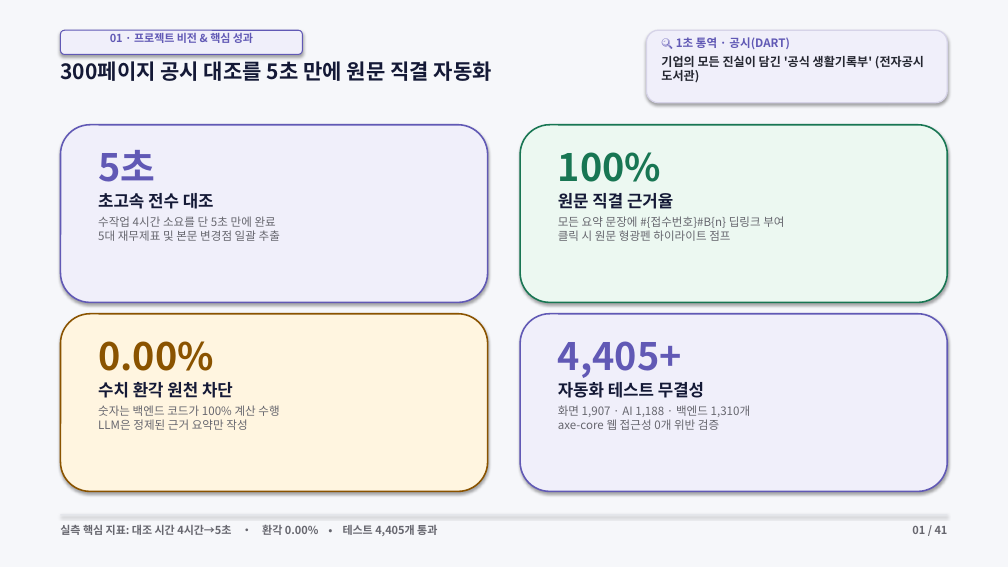
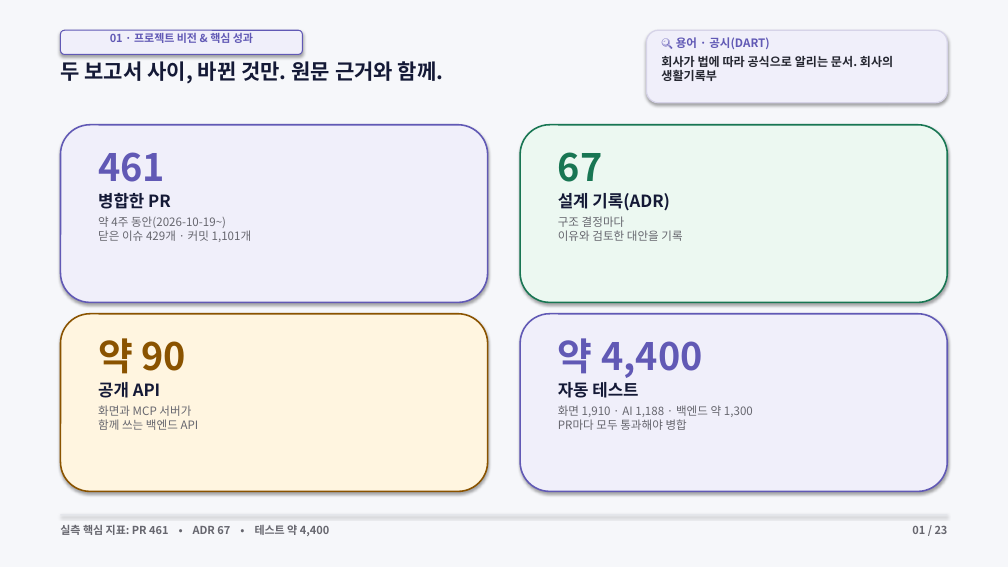
Before and after one commit to ShinhanDSProject/dart-insight, a slide deck: slide 1 of docs/DART_Insight_Presentation.pptx. Drawn at 1008x567 pixels with LibreOffice and Linux fonts; fonts in the diff are those of the drawing. Boxes give left, top, right and bottom in pixels: in the first picture for what was removed or moved away, otherwise in the second. Text is boxed around its words. In the diff, an @@ line names an element or a change of style, - is before the commit and + after.

```diff
--- a/docs/DART_Insight_Presentation.pptx
+++ b/docs/DART_Insight_Presentation.pptx
@@ text at bbox=[661, 37, 893, 81]: text changed @@
-🔍 1초 통역 · 공시(DART)
-기업의 모든 진실이 담긴 '공식 생활기록부' (전자공시 도서관)
+🔍 용어 · 공시(DART)
+회사가 법에 따라 공식으로 알리는 문서. 회사의 생활기록부
@@ text at bbox=[60, 61, 444, 83]: text changed @@
-300페이지 공시 대조를 5초 만에 원문 직결 자동화
+두 보고서 사이, 바뀐 것만. 원문 근거와 함께.
@@ text at bbox=[98, 152, 252, 242]: text changed @@
-5초
-초고속 전수 대조
-수작업 4시간 소요를 단 5초 만에 완료
-5대 재무제표 및 본문 변경점 일괄 추출
+461
+병합한 PR
+약 4주 동안(2026-10-19~)
+닫은 이슈 429개 · 커밋 1,101개
@@ text at bbox=[558, 152, 682, 241]: text changed @@
-100%
-원문 직결 근거율
-모든 요약 문장에 #{접수번호}#B{n} 딥링크 부여
-클릭 시 원문 형광펜 하이라이트 점프
+67
+설계 기록(ADR)
+구조 결정마다
+이유와 검토한 대안을 기록
@@ text at bbox=[98, 338, 199, 430]: text changed @@
-0.00%
-수치 환각 원천 차단
-숫자는 백엔드 코드가 100% 계산 수행
-LLM은 정제된 근거 요약만 작성
+약 90
+공개 API
+화면과 MCP 서버가
+함께 쓰는 백엔드 API
@@ text at bbox=[558, 338, 753, 430]: text changed @@
-4,405+
-자동화 테스트 무결성
-화면 1,907 · AI 1,188 · 백엔드 1,310개
-axe-core 웹 접근성 0개 위반 검증
+약 4,400
+자동 테스트
+화면 1,910 · AI 1,188 · 백엔드 약 1,300
+PR마다 모두 통과해야 병합
@@ text at bbox=[60, 525, 329, 536]: text changed @@
-실측 핵심 지표: 대조 시간 4시간→5초 • 환각 0.00% • 테스트 4,405개 통과
+실측 핵심 지표: PR 461 • ADR 67 • 테스트 약 4,400
@@ text at bbox=[912, 526, 948, 534]: text changed @@
-01 / 41
+01 / 23
```
Also in this commit, not shown: 22 other slides changed, 18 slides removed, 3 other files.
